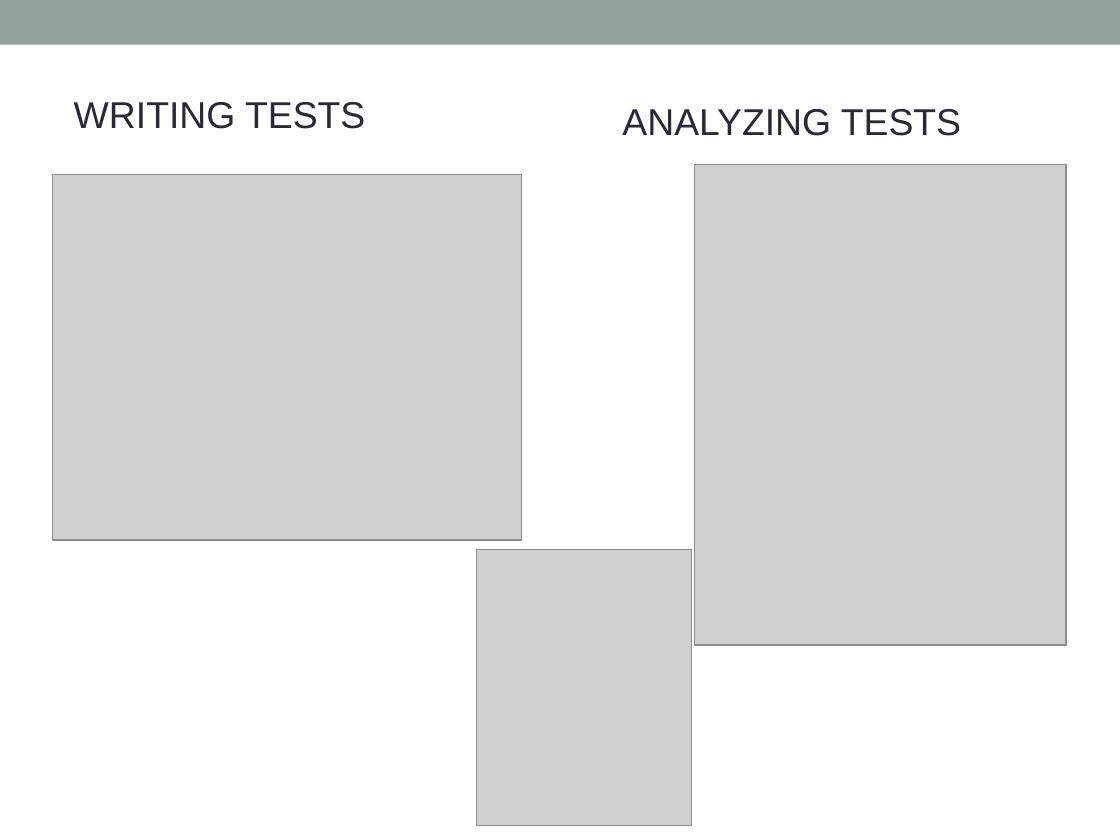
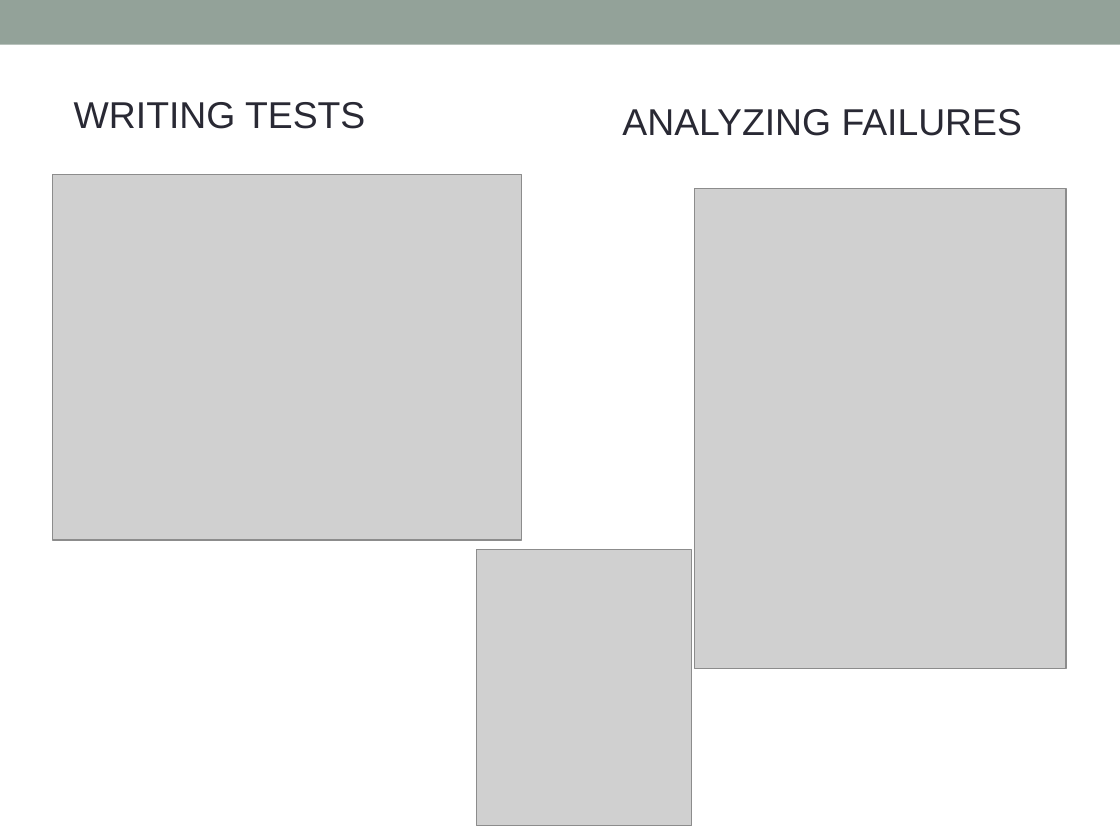
Before and after one commit to prateekbaheti/anatomy_of_a_good_report, a slide deck: slide 2 of vodqa.pptx. Drawn at 1120x840 pixels with LibreOffice and Linux fonts; fonts in the diff are those of the drawing; grey boxes stand for pictures. Boxes give left, top, right and bottom in pixels: in the first picture for what was removed or moved away, otherwise in the second. Text is boxed around its words. In the diff, an @@ line names an element or a change of style, - is before the commit and + after.

```diff
--- a/vodqa.pptx
+++ b/vodqa.pptx
@@ text at bbox=[622, 109, 1022, 136]: text changed @@
-ANALYZING TESTS
+ANALYZING FAILURES
@@ picture: place and size @@
-picture at bbox=[694, 165, 1066, 645]
+picture at bbox=[694, 188, 1066, 669]
```
Also in this commit, not shown: 2 other slides changed.
